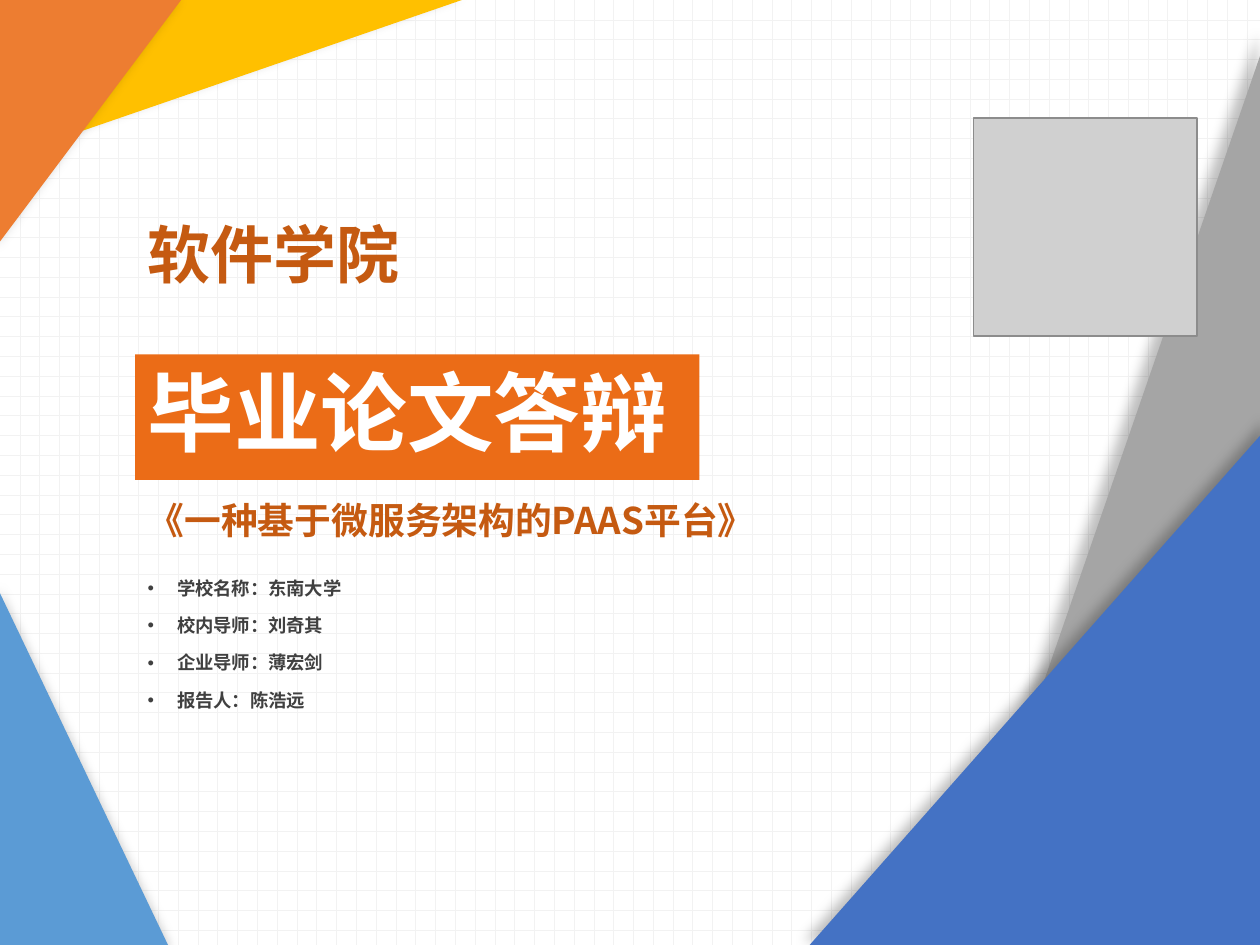
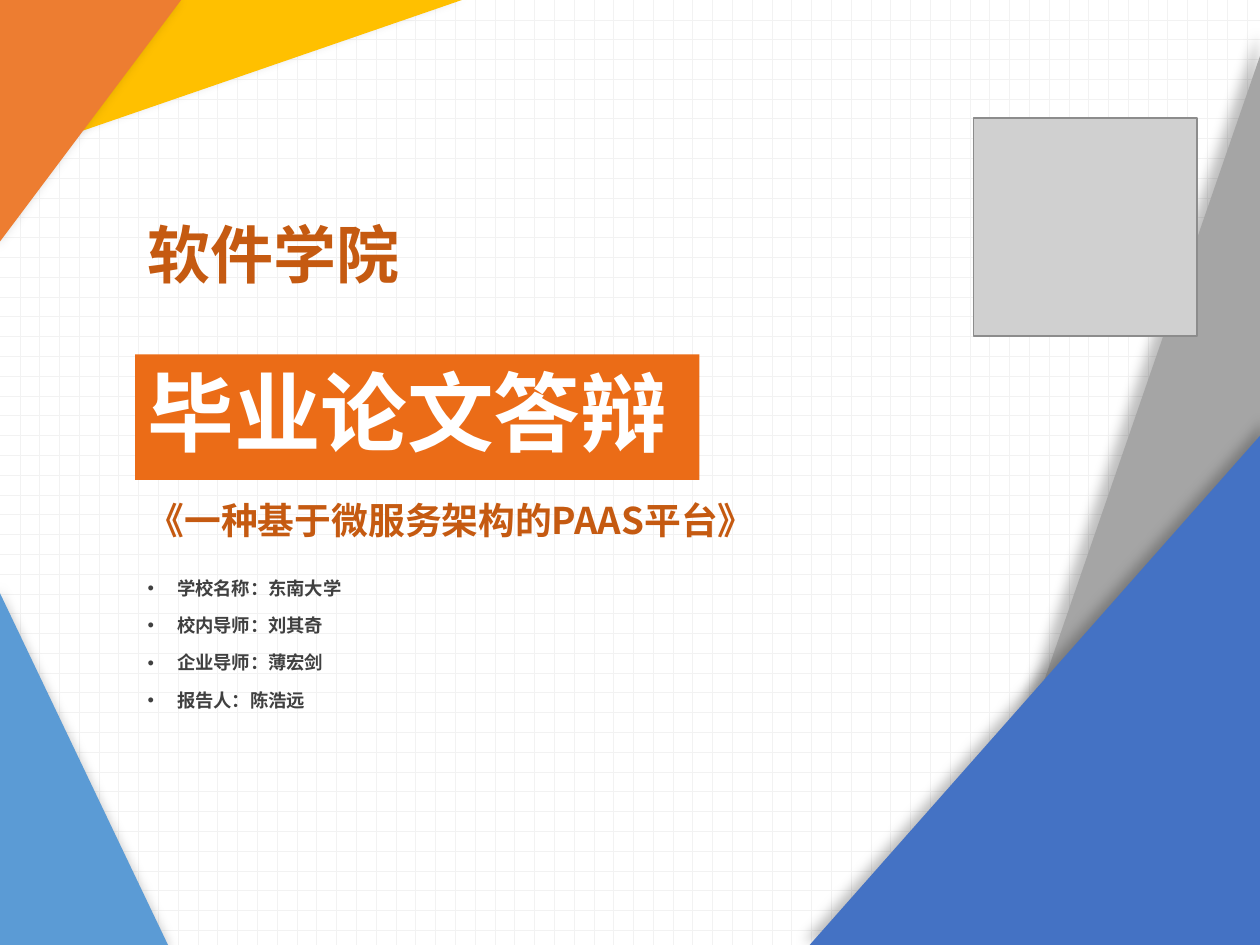
Before and after one commit to ChenHaoyuan/graduation-design, a slide deck: slide 1 of 毕业答辩.pptx. Drawn at 1260x945 pixels with LibreOffice and Linux fonts; fonts in the diff are those of the drawing; grey boxes stand for pictures. Boxes give left, top, right and bottom in pixels: in the first picture for what was removed or moved away, otherwise in the second. Text is boxed around its words. In the diff, an @@ line names an element or a change of style, - is before the commit and + after.

```diff
--- a/毕业答辩.pptx
+++ b/毕业答辩.pptx
@@ text at [177, 616, 323, 634]: text changed @@
-• 校内导师：刘奇其
+• 校内导师：刘其奇
```
Also in this commit, not shown: 1 other slide changed, 5 other files.
